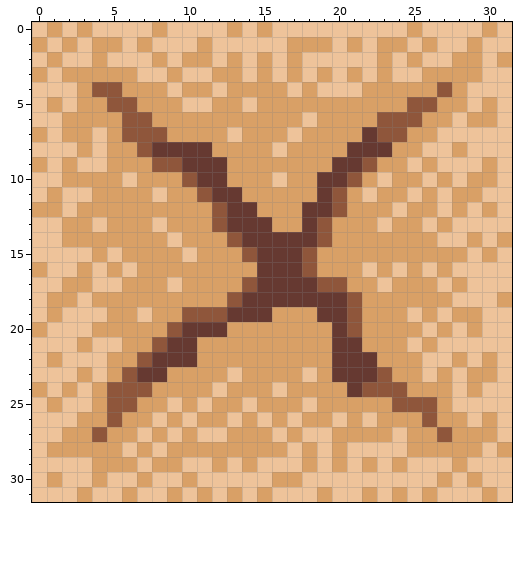
A pixel-art sprite gets an edit: assets/CrackedTwice-01.png. Above: the version before the commit.
The file is 32x32 pixels.
The result:
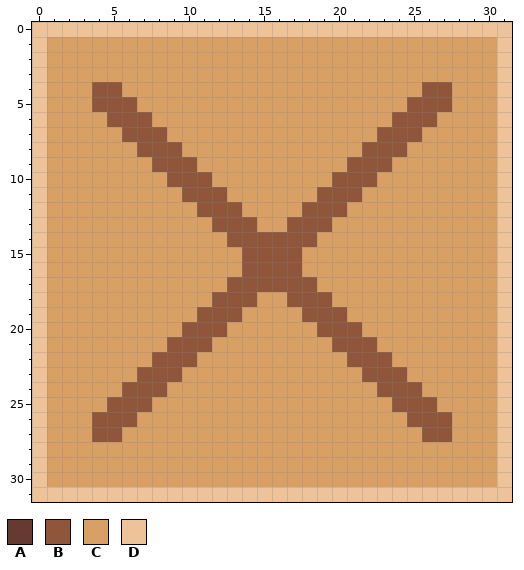
Palette (. is transparent): A #663931  B #8f563b  C #d9a066  D #eec39a
Message: export new graphic for twice cracked tile
Change:
Changed rows in their new state; - is an unchanged pixel.
first column x 0:
 0 -D-D----D----D-D---------D----D-
 1 DC-C--C-CCC-CCCCC---C-C--C-CC-C-
 2 --CC-CCC-C--C-C-C-CCCCC-C-CC--CD
 3 DC-----CC-CC--C-C-C-C-C-CC----C-
 4 -CC------C--C----C-CCC----B--CC-
 5 --C-B-----CC--C------------B-C--
 6 -C---B------------C----C--B-C---
 7 DC--C--------C---C----C--B-CCCC-
 8 -CC-C---BBCC----C----CBBB-CC-CC-
 9 DC-CC-----BCC-------CB-B-C-CCC--
10 -C----C--B-BC---C--CB-BC--C-C---
11 --CC----C-B-BC-----B-BC--C-C--C-
12 D-C--------B-BC---BB----C--C-C--
13 -C--C---C----BBC-BB----C--C-CCC-
14 -C-------C----BBBBBC-------CC-CD
15 -CCC-C----C----BBBC----------C--
16 DCC-C-C-------BBBBC---C-C-C-CCC-
17 -C--CC---C---B-BBBBCC--C---C-CC-
18 ---C--------B-BCCBBBCC------CCCD
19 --CCC--C--C--BCC--BBBC---C-C--C-
20 DCCC-----CBBB------BB-----C-C-C-
21 -CC-CC--CBBB--------BBB--C-CCCC-
22 --CCC--CBBB---------CBBB--CC-C--
23 -CC-C-CBBB---C----C-CCB-B-C-C---
24 DC-C-C--B---C---C----CC--B--C-C-
25 --CC---B-C-C--C---C---------CCC-
26 -CC-B-B-C-C--C-C-C--C-C--B-B-C--
27 -C---B-C-C-CC---C-CC----C-B-----
28 ------C-C--------C-C-CCCC-----CD
29 -CCC---C--CC-C-CCC-C-C-C-CCC-CC-
30 --CC-CC-CC-CCCCC--CCCCCCCCC-C-C-
31 ---D--D--D-D-D-D---D--D-D-D---D-
Boxes around the changes in both pictures, in picture pixels (x1, y1, x2, y2):
changed: (32, 22, 512, 502)
